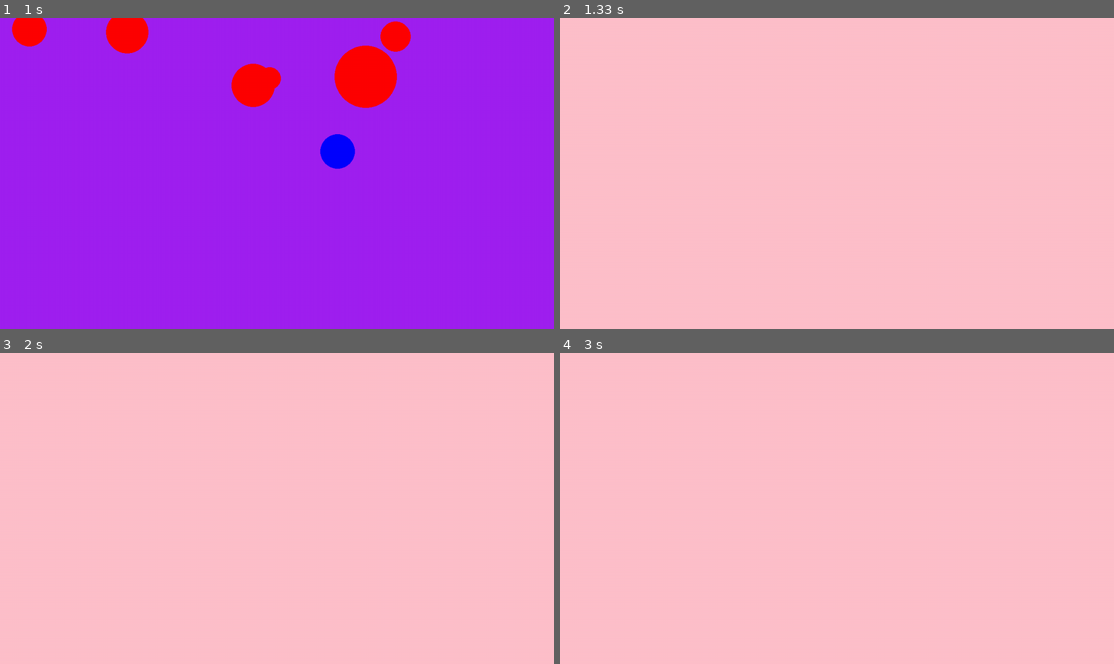
Above: before the commit, frames 1-4 (two rows, left to right).
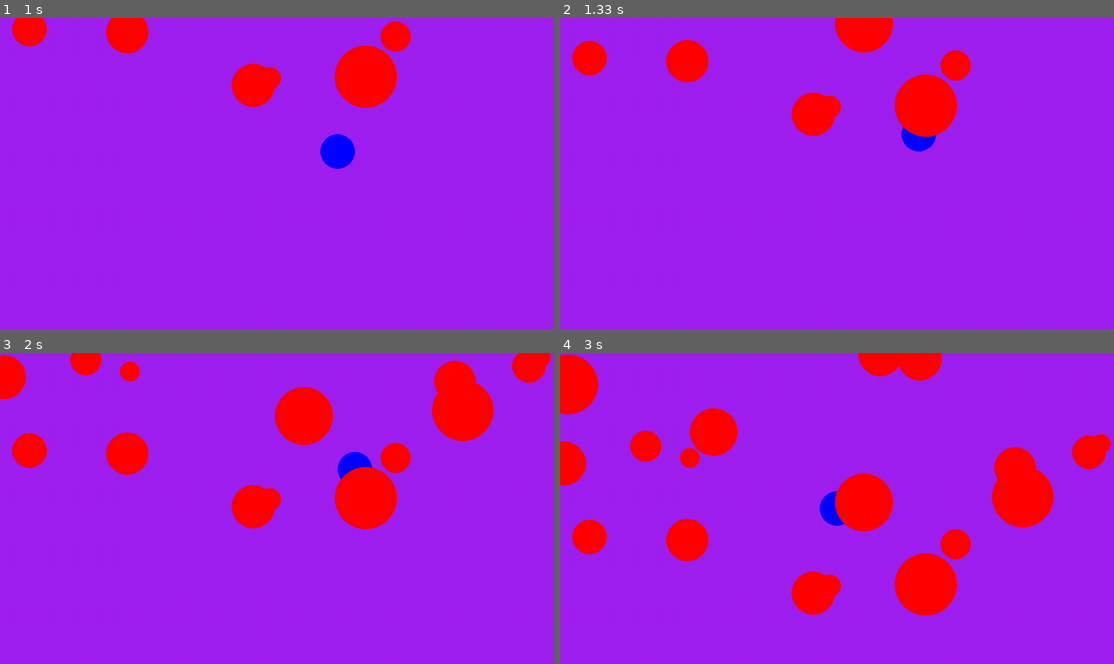
Above: after the commit, the same moments.

Repository: C-Liddell/pygame
Game: pygame game, started from Code/main.py
Same seed, same stepped clock (60 frames per second), same inputs: the game is played once before the commit and once after it.
Inputs:
- Up to frame 1 (1 s): hold D 0.33-0.8 s; hold W from 0.83 s (still down)
- Up to frame 2 (1.33 s): release W at 1.13 s; hold D from 1.17 s (still down)
- Up to frame 3 (2 s): release D at 1.63 s; hold A from 1.67 s (still down)
- Up to frame 4 (3 s): release A at 2.2 s; hold S 2.23-2.53 s; hold A 2.57-2.97 s

Frame 1 is identical in both runs. In frame 2, 100% of the frame differs, in the area x 0-100%, y 0-100%; in frame 3, 100%; in frame 4, 100%.

Commit message:
Made Player a Class, Added Hit Cooldown

Diff:
--- a/Code/main.py
+++ b/Code/main.py
@@ -15,46 +15,48 @@
 dt = 0
 
 
-player_pos = pygame.Vector2(width/ 2, height/ 2)
-lives = 3
+@dataclass
+class player():
+    pos = pygame.Vector2(width/ 2, height/ 2)
+    radius = 40
+    next_hit_time = 0
+    lives = 3
 
 
 @dataclass
 class spike:
     pos: int
     radius: int
-
-
 spikes = []
 
 
-def movementController(player_pos, dt, width, height):
+def movementController(player, dt, width, height):
     keys = pygame.key.get_pressed()
     if keys[pygame.K_w]:
-        player_pos.y -= 300 * dt
+        player.pos.y -= 300 * dt
     if keys[pygame.K_s]:
-        player_pos.y += 300 * dt
+        player.pos.y += 300 * dt
     if keys[pygame.K_a]:
-        player_pos.x -= 300 * dt
+        player.pos.x -= 300 * dt
     if keys[pygame.K_d]:
-        player_pos.x += 300 * dt
+        player.pos.x += 300 * dt
 
-    while player_pos.x - 40 < 0:
-        player_pos.x += 1
-    while player_pos.x + 40 > width:
-        player_pos.x -= 1
-    while player_pos.y - 40 < 0:
-        player_pos.y += 1
-    while player_pos.y + 40 > height:
-        player_pos.y -= 1
+    while player.pos.x - 40 < 0:
+        player.pos.x += 1
+    while player.pos.x + 40 > width:
+        player.pos.x -= 1
+    while player.pos.y - 40 < 0:
+        player.pos.y += 1
+    while player.pos.y + 40 > height:
+        player.pos.y -= 1
 
-    return player_pos
+    return player
 
 
-def playerController(player_pos, dt, width, height):
-    player_pos = movementController(player_pos, dt, width, height)
-    pygame.draw.circle(screen, "blue", player_pos, 40)
-    return player_pos
+def playerController(player, dt, width, height):
+    player = movementController(player, dt, width, height)
+    pygame.draw.circle(screen, "blue", player.pos, 40)
+    return player
 
 
 def spikeController(spikes, dt, height):
@@ -66,18 +68,18 @@
     return spikes
 
 
-def hitDetection(player_pos, spikes, lives):
-    player_hitbox = pygame.Rect(player_pos.x - 28, player_pos.y - 28, 56, 56)
+def hitDetection(player, spikes):
+    player_hitbox = pygame.Rect(player.pos.x - 28, player.pos.y - 28, 56, 56)
     #pygame.draw.rect(screen, "yellow", player_hitbox)
     for spike in spikes:
         size = spike.radius*(math.sqrt(2))
         spike_hitbox = pygame.Rect(spike.pos.x - size/2, spike.pos.y - size/2, size, size)
         #pygame.draw.rect(screen, "yellow", spike_hitbox)
         if pygame.Rect.colliderect(player_hitbox, spike_hitbox):
-            screen.fill("pink")
-            lives -= 1
-            print(lives)
-    return lives
+            if pygame.time.get_ticks() > player.next_hit_time:
+                screen.fill("pink")
+                player.next_hit_time = pygame.time.get_ticks() + 1000
+    return player
 
 
 
@@ -88,8 +90,6 @@
 
 
 while running:
-
-
     dt = clock.tick(60) / 1000
     screen.fill("purple")
 
@@ -101,11 +101,11 @@
     spikes = spikeSpawner(spikes, width)
 
 
-    player_pos = playerController(player_pos, dt, width, height)
+    player = playerController(player, dt, width, height)
     spikes = spikeController(spikes, dt, height)
 
 
-    lives = hitDetection(player_pos, spikes, lives)
+    next_hit_time = hitDetection(player, spikes)
 
 
     pygame.display.flip()
